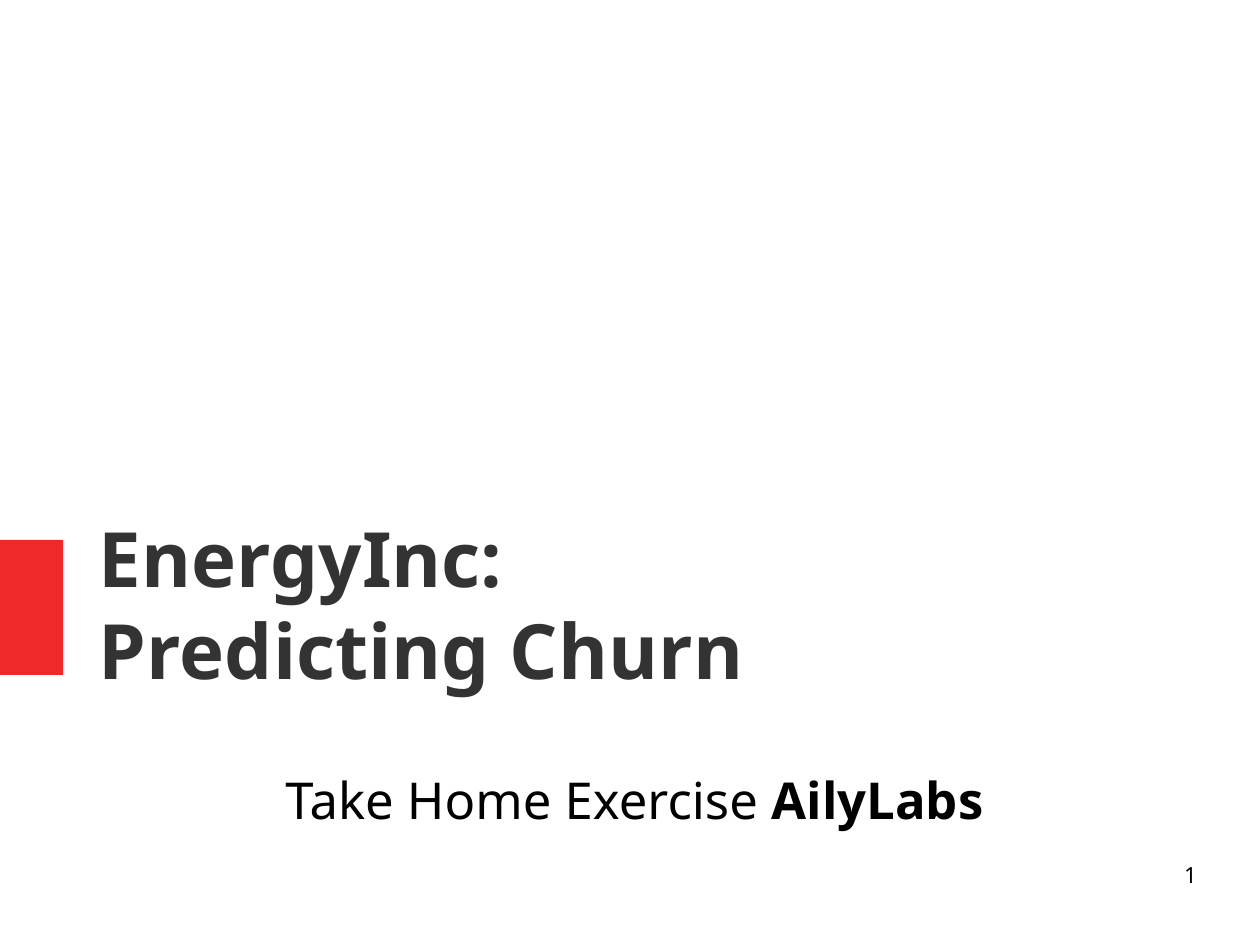
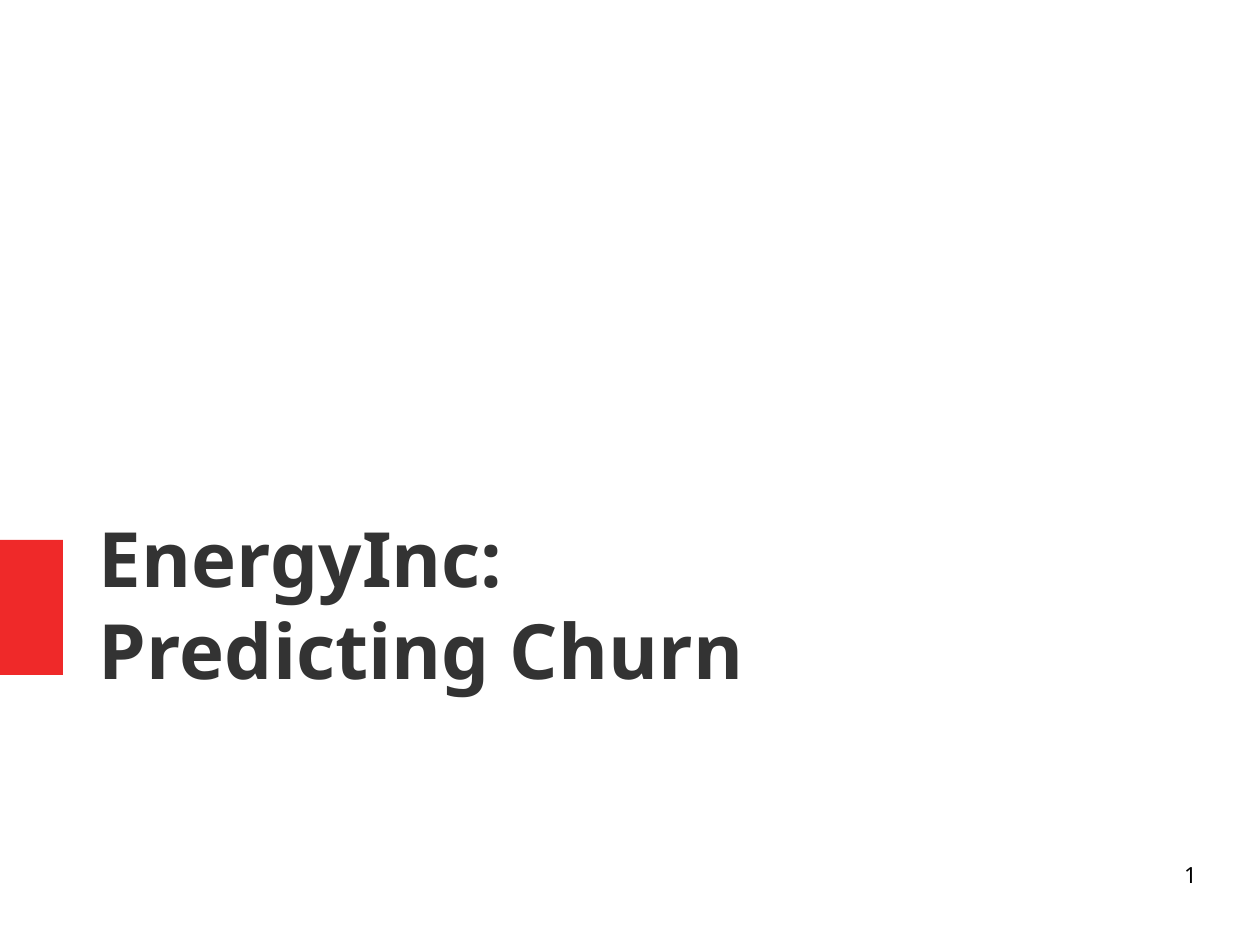
Before and after one commit to isabelpuche/Marketing_Analytics, a slide deck: slide 1 of ppt_100421.odp. Drawn at 1260x945 pixels with LibreOffice and Linux fonts; fonts in the diff are those of the drawing. Boxes give left, top, right and bottom in pixels: in the first picture for what was removed or moved away, otherwise in the second. Text is boxed around its words. In the diff, an @@ line names an element or a change of style, - is before the commit and + after.

Commit message:
misc2

```diff
--- a/ppt_100421.odp
+++ b/ppt_100421.odp
@@ subtitle removed at <box>285,780,984,832</box> @@
-Take Home Exercise AilyLabs
```
